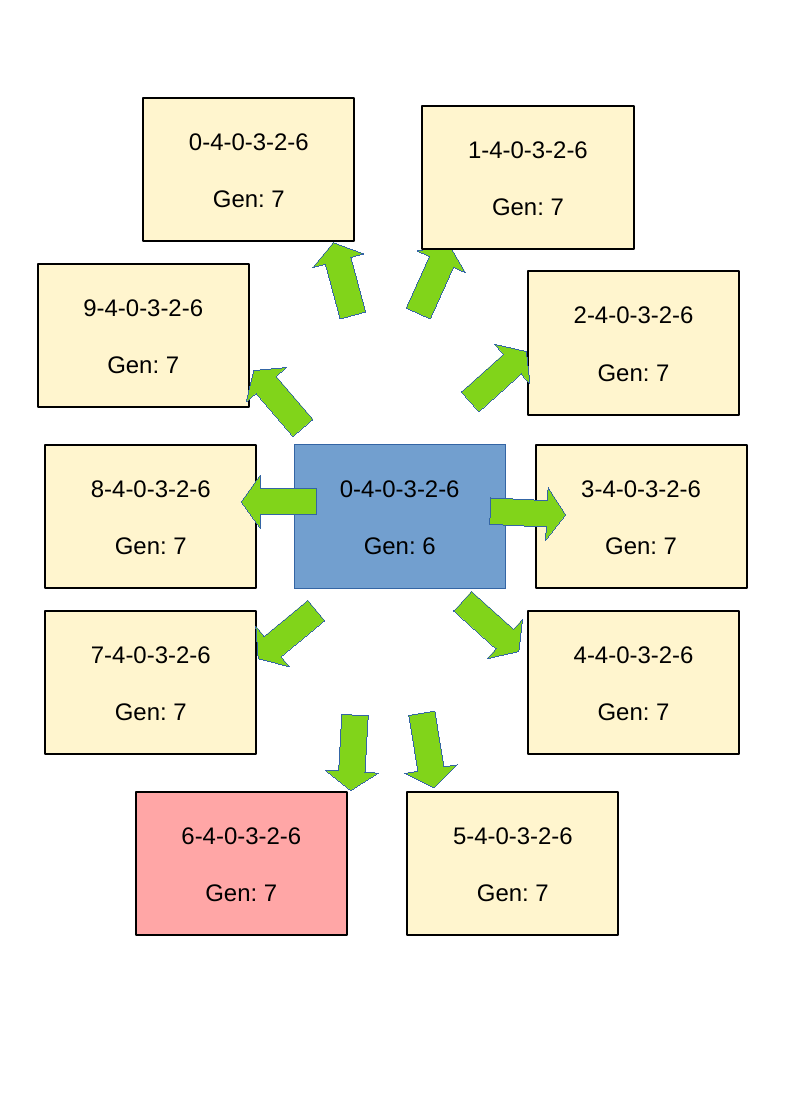
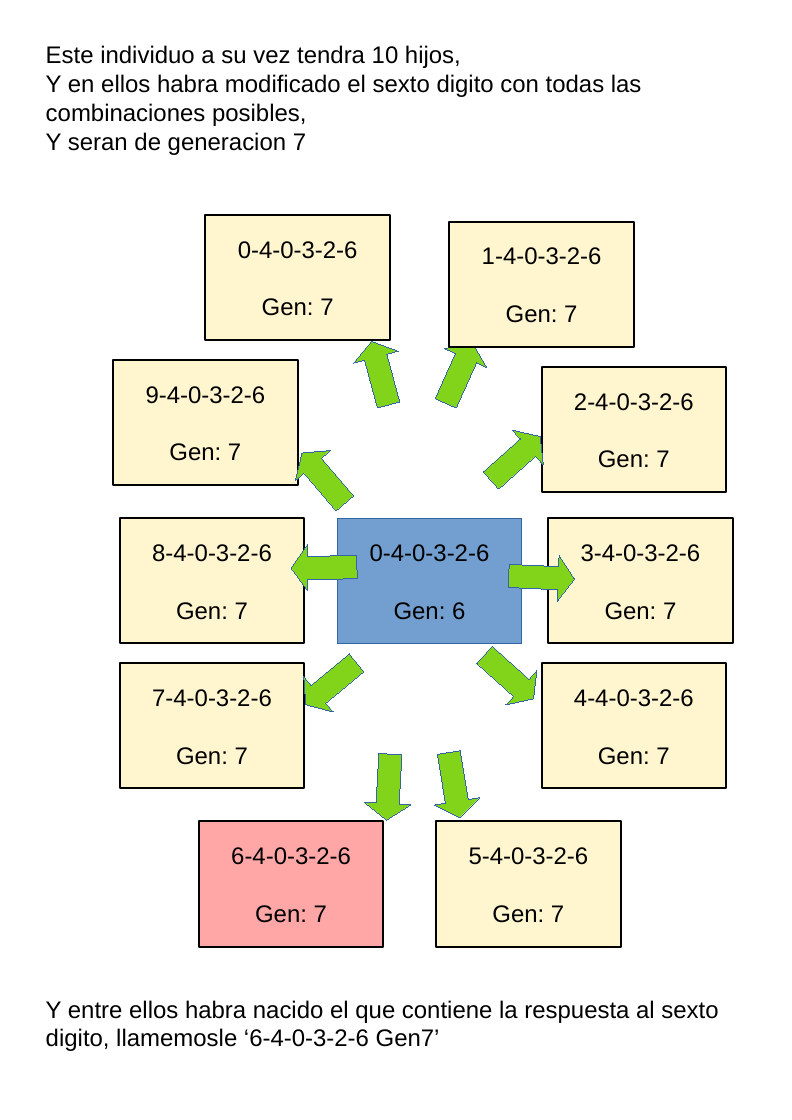
Before and after one commit to fabhrius/La-Cosa, a slide deck: slide 11 of capitulos/Otros ejemplos de resolucion de problemas/Ejemplos de resolucion de problemas mas complejos.odp. Drawn at 792x1120 pixels with LibreOffice and Linux fonts; fonts in the diff are those of the drawing. Boxes give left, top, right and bottom in pixels: in the first picture for what was removed or moved away, otherwise in the second. Text is boxed around its words. In the diff, an @@ line names an element or a change of style, - is before the commit and + after.

```diff
--- a/capitulos/Otros ejemplos de resolucion de problemas/Ejemplos de resolucion de problemas mas complejos.odp
+++ b/capitulos/Otros ejemplos de resolucion de problemas/Ejemplos de resolucion de problemas mas complejos.odp
@@ text added at box(46, 45, 642, 155), 18 pt, text #000000 @@
+Este individuo a su vez tendra 10 hijos,
+Y en ellos habra modificado el sexto digito con todas las combinaciones posibles,
+Y seran de generacion 7
@@ rectangle "0-4-0-3-2-6": place and size @@
-rectangle "0-4-0-3-2-6" at box(144, 98, 354, 241)
+rectangle "0-4-0-3-2-6" at box(205, 215, 390, 340)
@@ up arrow removed at box(394, 234, 473, 324) @@
@@ rectangle "1-4-0-3-2-6": place and size @@
-rectangle "1-4-0-3-2-6" at box(422, 105, 633, 249)
+rectangle "1-4-0-3-2-6" at box(449, 221, 634, 347)
@@ up arrow: place and size @@
-up arrow at box(308, 236, 379, 323)
+up arrow at box(349, 335, 411, 411)
@@ up arrow at box(424, 333, 493, 413): rotation 48 to 24 degrees @@
@@ rectangle "9-4-0-3-2-6": place and size @@
-rectangle "9-4-0-3-2-6" at box(37, 264, 248, 408)
+rectangle "9-4-0-3-2-6" at box(113, 360, 298, 486)
@@ rectangle "2-4-0-3-2-6": place and size @@
-rectangle "2-4-0-3-2-6" at box(528, 271, 738, 415)
+rectangle "2-4-0-3-2-6" at box(541, 367, 726, 492)
@@ up arrow at box(475, 419, 555, 497): rotation 92 to 48 degrees @@
@@ up arrow at box(285, 438, 363, 518): proportions changed; rotation 269 to 319 degrees @@
@@ rectangle "8-4-0-3-2-6": place and size @@
-rectangle "8-4-0-3-2-6" at box(45, 445, 256, 589)
+rectangle "8-4-0-3-2-6" at box(120, 518, 305, 644)
@@ rectangle "0-4-0-3-2-6": place and size @@
-rectangle "0-4-0-3-2-6" at box(294, 445, 505, 589)
+rectangle "0-4-0-3-2-6" at box(337, 518, 522, 644)
@@ rectangle "3-4-0-3-2-6": place and size @@
-rectangle "3-4-0-3-2-6" at box(535, 445, 746, 589)
+rectangle "3-4-0-3-2-6" at box(548, 518, 733, 644)
@@ up arrow at box(291, 544, 357, 591): rotation 319 to 269 degrees @@
@@ up arrow added at box(507, 553, 575, 601), fill #81D41A, outline #3465A4 0 pt @@
@@ up arrow: place and size @@
-up arrow at box(241, 590, 333, 679)
+up arrow at box(291, 645, 371, 722)
@@ up arrow: place and size @@
-up arrow at box(445, 582, 537, 672)
+up arrow at box(469, 637, 548, 716)
@@ rectangle "7-4-0-3-2-6": place and size @@
-rectangle "7-4-0-3-2-6" at box(45, 611, 256, 755)
+rectangle "7-4-0-3-2-6" at box(120, 663, 305, 788)
@@ rectangle "4-4-0-3-2-6": place and size @@
-rectangle "4-4-0-3-2-6" at box(528, 611, 738, 755)
+rectangle "4-4-0-3-2-6" at box(541, 663, 726, 788)
@@ up arrow: place and size @@
-up arrow at box(396, 709, 460, 792)
+up arrow at box(426, 748, 482, 821)
@@ up arrow: place and size @@
-up arrow at box(324, 714, 381, 792)
+up arrow at box(363, 752, 413, 821)
@@ rectangle "6-4-0-3-2-6": place and size @@
-rectangle "6-4-0-3-2-6" at box(136, 792, 347, 936)
+rectangle "6-4-0-3-2-6" at box(199, 821, 384, 946)
@@ rectangle "5-4-0-3-2-6": place and size @@
-rectangle "5-4-0-3-2-6" at box(407, 792, 618, 936)
+rectangle "5-4-0-3-2-6" at box(436, 821, 621, 946)
@@ text added at box(46, 1000, 718, 1051), 18 pt, text #000000 @@
+Y entre ellos habra nacido el que contiene la respuesta al sexto digito, llamemosle ‘6-4-0-3-2-6 Gen7’
```
Also in this commit, not shown: 6 other slides changed.
